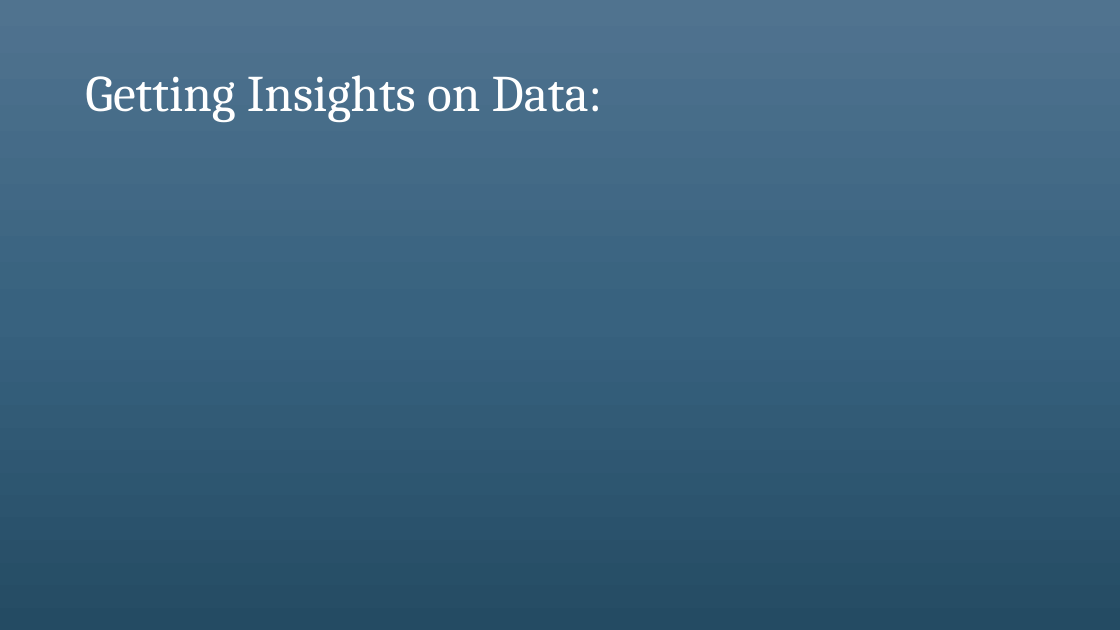
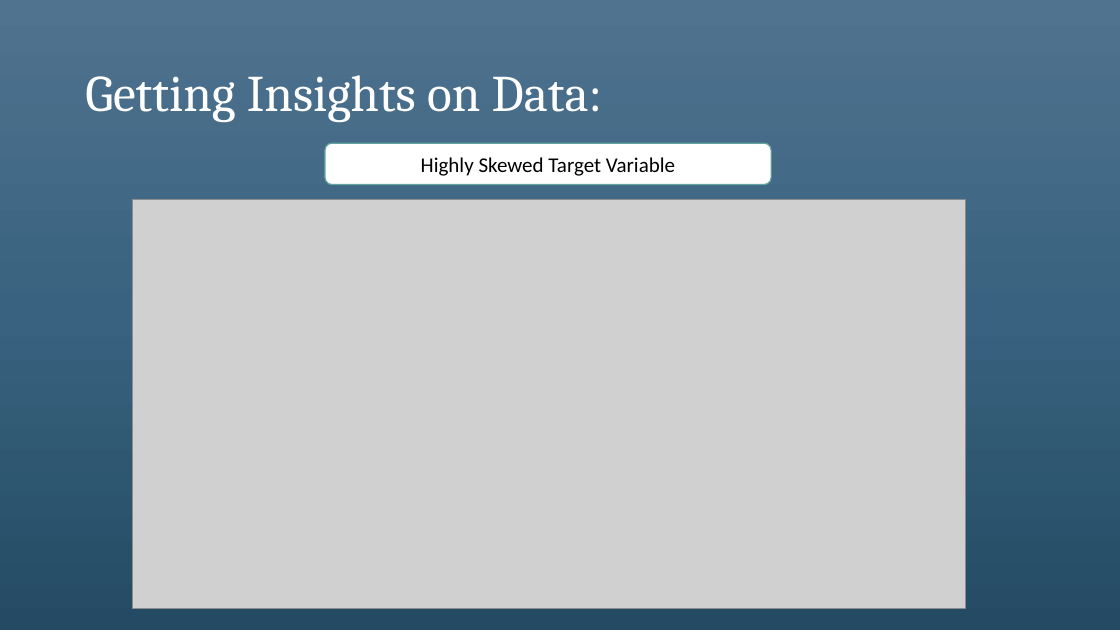
Before and after one commit to vedantmane/Car-Accident-Severity-Prediction, a slide deck: slide 4 of Presentation/CAS Presentation.pptx. Drawn at 1120x630 pixels with LibreOffice and Linux fonts; fonts in the diff are those of the drawing; grey boxes stand for pictures. Boxes give left, top, right and bottom in pixels: in the first picture for what was removed or moved away, otherwise in the second. Text is boxed around its words. In the diff, an @@ line names an element or a change of style, - is before the commit and + after.

```diff
--- a/Presentation/CAS Presentation.pptx
+++ b/Presentation/CAS Presentation.pptx
@@ rounded rectangle added at <box>325,143,771,184</box>, fill #FFFFFF, outline #62A39F 1 pt, 18 pt, text #000000 @@
+Highly Skewed Target Variable
@@ picture added at <box>132,200,965,609</box> @@
```
Also in this commit, not shown: 3 other slides changed, 13 slides added, 9 slides removed.
